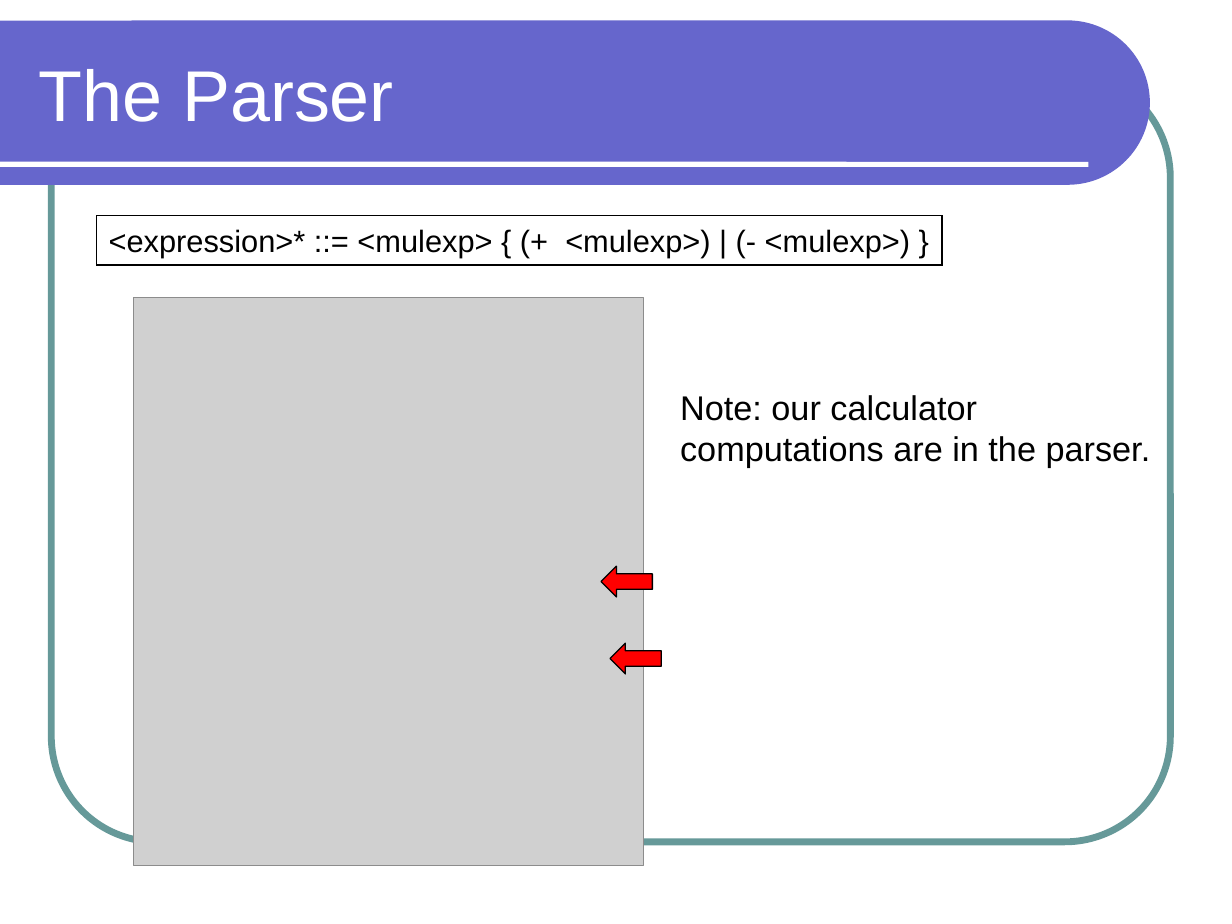
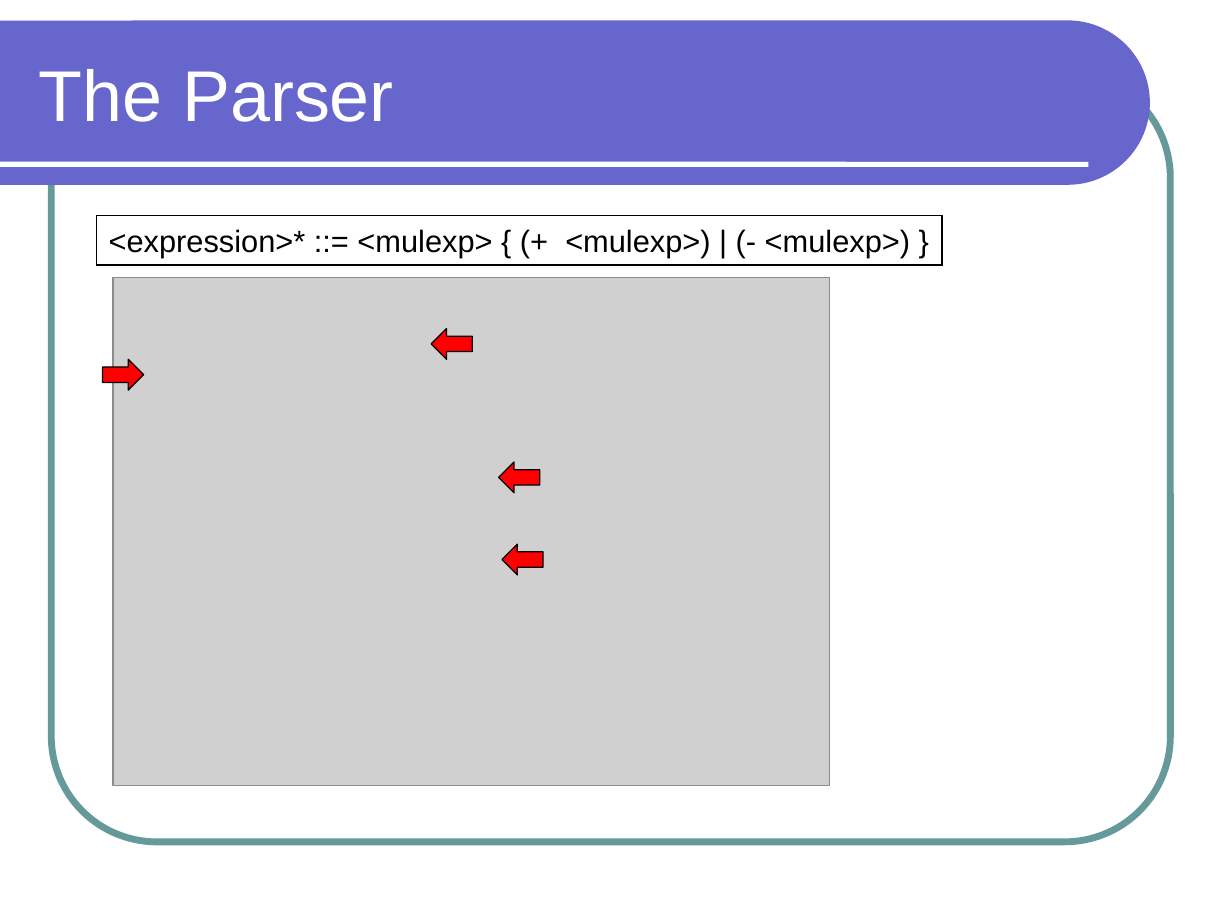
Before and after one commit to lutzhamel/CSC301, a slide deck: slide 15 of notes/csc301-ln012.ppt (slide 13 before the commit). Drawn at 1232x924 pixels with LibreOffice and Linux fonts; fonts in the diff are those of the drawing; grey boxes stand for pictures. Boxes give left, top, right and bottom in pixels: in the first picture for what was removed or moved away, otherwise in the second. Text is boxed around its words. In the diff, an @@ line names an element or a change of style, - is before the commit and + after.

```diff
--- a/notes/csc301-ln012.ppt
+++ b/notes/csc301-ln012.ppt
@@ picture: place and size @@
-picture at [133,298,643,866]
+picture at [113,277,830,785]
@@ left arrow: place and size @@
-left arrow at [610,643,662,674]
+left arrow at [431,329,472,360]
@@ left arrow added at [102,360,143,391], fill #FF0000, outline #000000 0.74 pt @@
@@ text removed at [680,395,1151,468] @@
-Note: our calculator
-computations are in the parser.
@@ left arrow added at [499,462,540,493], fill #FF0000, outline #000000 0.74 pt @@
@@ left arrow: place and size @@
-left arrow at [601,567,653,598]
+left arrow at [501,545,542,575]
```
Also in this commit, not shown: 6 other slides changed, 3 slides added, 1 slide removed, 3 other files.
